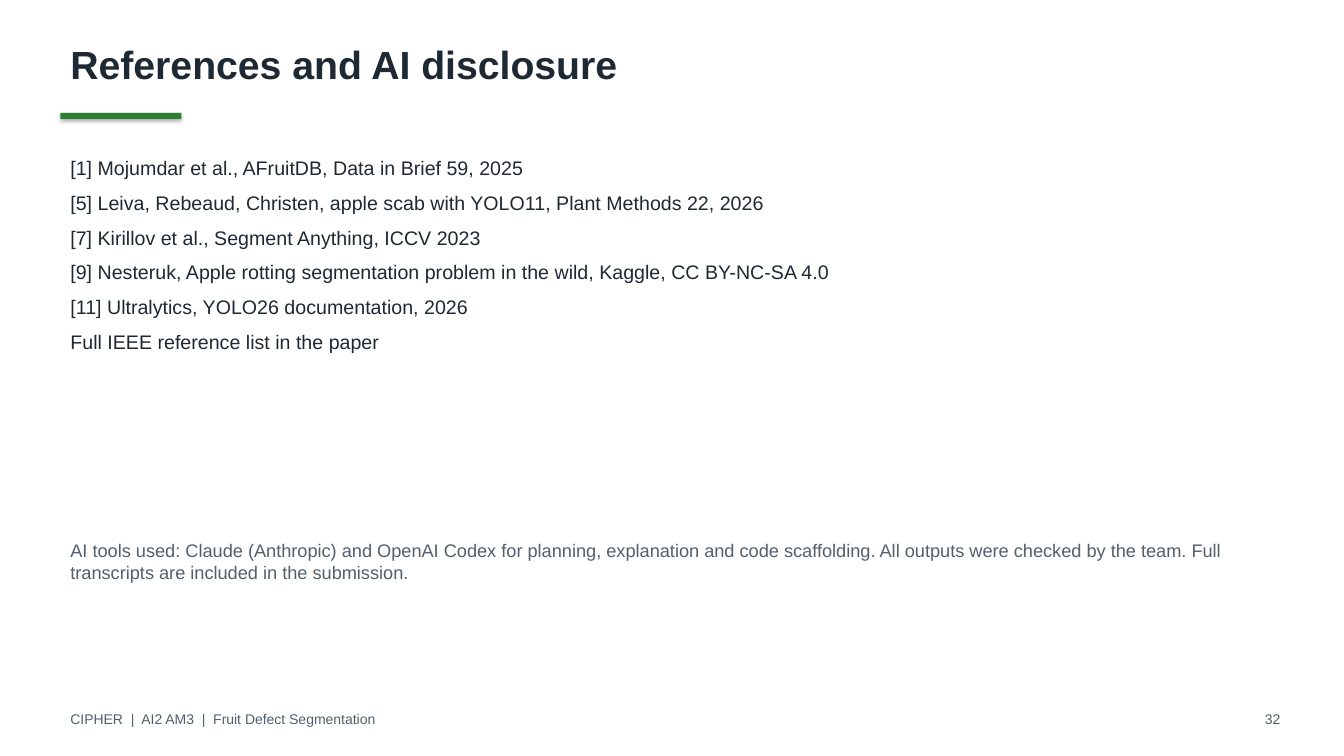
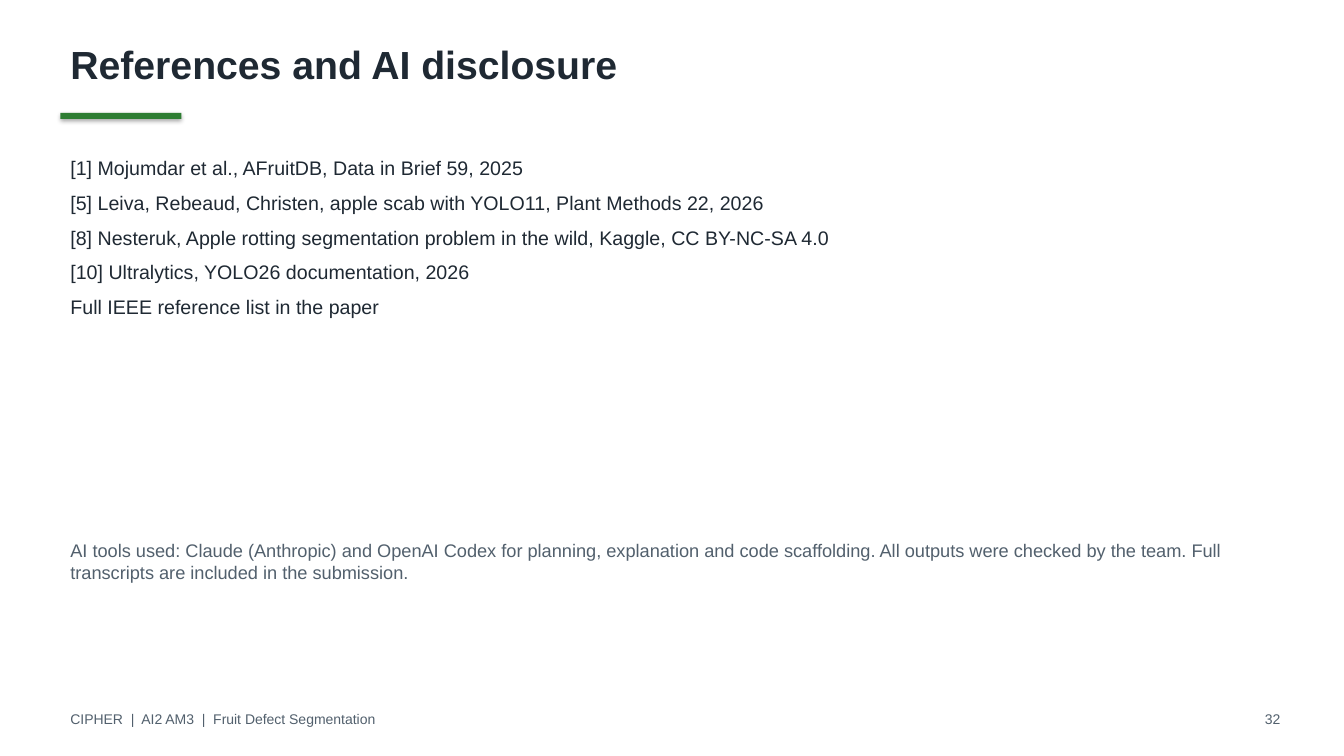
Before and after one commit to deangg/instancesegmentation, a slide deck: slide 32 of slides/CIPHER_AI2_Final_Defense.pptx. Drawn at 1344x756 pixels with LibreOffice and Linux fonts; fonts in the diff are those of the drawing. Boxes give left, top, right and bottom in pixels: in the first picture for what was removed or moved away, otherwise in the second. Text is boxed around its words. In the diff, an @@ line names an element or a change of style, - is before the commit and + after.

```diff
--- a/slides/CIPHER_AI2_Final_Defense.pptx
+++ b/slides/CIPHER_AI2_Final_Defense.pptx
@@ text at <box>70,230,828,283</box>: text changed @@
-[7] Kirillov et al., Segment Anything, ICCV 2023
-[9] Nesteruk, Apple rotting segmentation problem in the wild, Kaggle, CC BY-NC-SA 4.0
-[11] Ultralytics, YOLO26 documentation, 2026
+[8] Nesteruk, Apple rotting segmentation problem in the wild, Kaggle, CC BY-NC-SA 4.0
+[10] Ultralytics, YOLO26 documentation, 2026
```
Also in this commit, not shown: 2 other slides changed, 6 other files.
